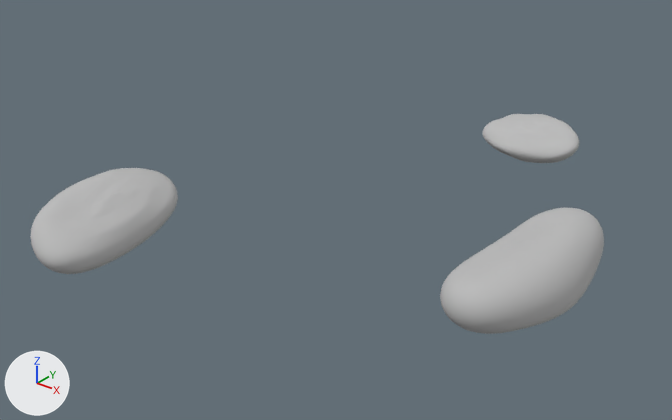
Two versions of the FBX model Assets/Models/Terrain/covers decimate.fbx, one commit apart.
Both versions are drawn from a 50 mm camera at (3.69, -4.72, 3.56) aimed at (-0.33, 0.3, 0.44). Every picture has the same lights, and +X, +Y and +Z are marked at lower left. The first picture is the older version.

The older version as bpy lines, for what is in view:
```python
me_cover_1_decimate = bpy.data.meshes.new('cover 1 decimate')
me_cover_1_decimate.from_pydata(...)  # 2000 vertices, 4000 faces; spans x 0.93..1.67, y -0.45..1.18, z 0.21..0.7
me_cover_1_decimate.materials.append(mat_cover_decimate)  # grey #bcbcbc
me_cover_3_decimate = bpy.data.meshes.new('cover 3 decimate')
me_cover_3_decimate.from_pydata(...)  # 2000 vertices, 4000 faces; spans x -0.211..0.709, y 2.038..2.622, z 0.394..0.727
me_cover_3_decimate.materials.append(mat_cover_decimate)  # grey #bcbcbc
me_cover_6_decimate = bpy.data.meshes.new('cover 6 decimate')
me_cover_6_decimate.from_pydata(...)  # 1998 vertices, 3996 faces; spans x -1.842..-1.148, y -1.595..-0.325, z 0.27..0.747
me_cover_6_decimate.materials.append(mat_cover_decimate)  # grey #bcbcbc
ob_cover_1_decimate = bpy.data.objects.new('cover 1 decimate', me_cover_1_decimate)
ob_cover_1_decimate.location = (0.0, 0.0, 0.0)
ob_cover_3_decimate = bpy.data.objects.new('cover 3 decimate', me_cover_3_decimate)
ob_cover_3_decimate.location = (0.0, 0.0, 0.0)
ob_cover_6_decimate = bpy.data.objects.new('cover 6 decimate', me_cover_6_decimate)
ob_cover_6_decimate.location = (0.0, 0.0, 0.0)
```
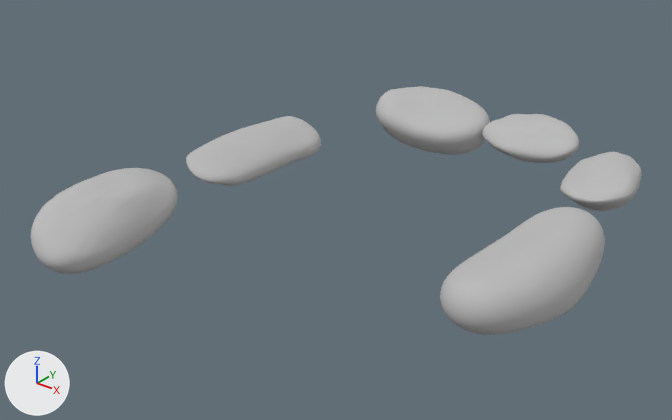
Commit message: Updating hole covers

What differs and where, as boxes (x1, y1, x2, y2) in the pictures (672 x 420 px):
'cover 4 decimate', added
    after: (376, 87, 490, 155)
'cover 5 decimate', added
    after: (186, 116, 321, 186)
'cover 2 decimate', added
    after: (560, 152, 642, 211)

The change in detail:
Mesh me_cover_4_decimate is new.
It has 1000 vertices, 2000 faces and spans x -1.271..-0.198, y 1.894..2.643, z 0.265..0.738.
It uses material mat_cover_decimate (grey #bcbcbc).
Mesh me_cover_2_decimate is new.
It has 1000 vertices, 2000 faces and spans x 0.85..1.483, y 1.266..2.138, z 0.435..0.745.
It uses material mat_cover_decimate (grey #bcbcbc).
Mesh me_cover_5_decimate is new.
It has 1000 vertices, 2000 faces and spans x -1.788..-1.144, y -0.132..1.246, z 0.406..0.691.
It uses material mat_cover_decimate (grey #bcbcbc).
Object 'cover 4 decimate' (ob_cover_4_decimate) is new; it shows me_cover_4_decimate.
Its location is (0.0, 0.0, 0.0).
Object 'cover 2 decimate' (ob_cover_2_decimate) is new; it shows me_cover_2_decimate.
Its location is (0.0, 0.0, 0.0).
Object 'cover 5 decimate' (ob_cover_5_decimate) is new; it shows me_cover_5_decimate.
Its location is (0.0, 0.0, 0.0).
